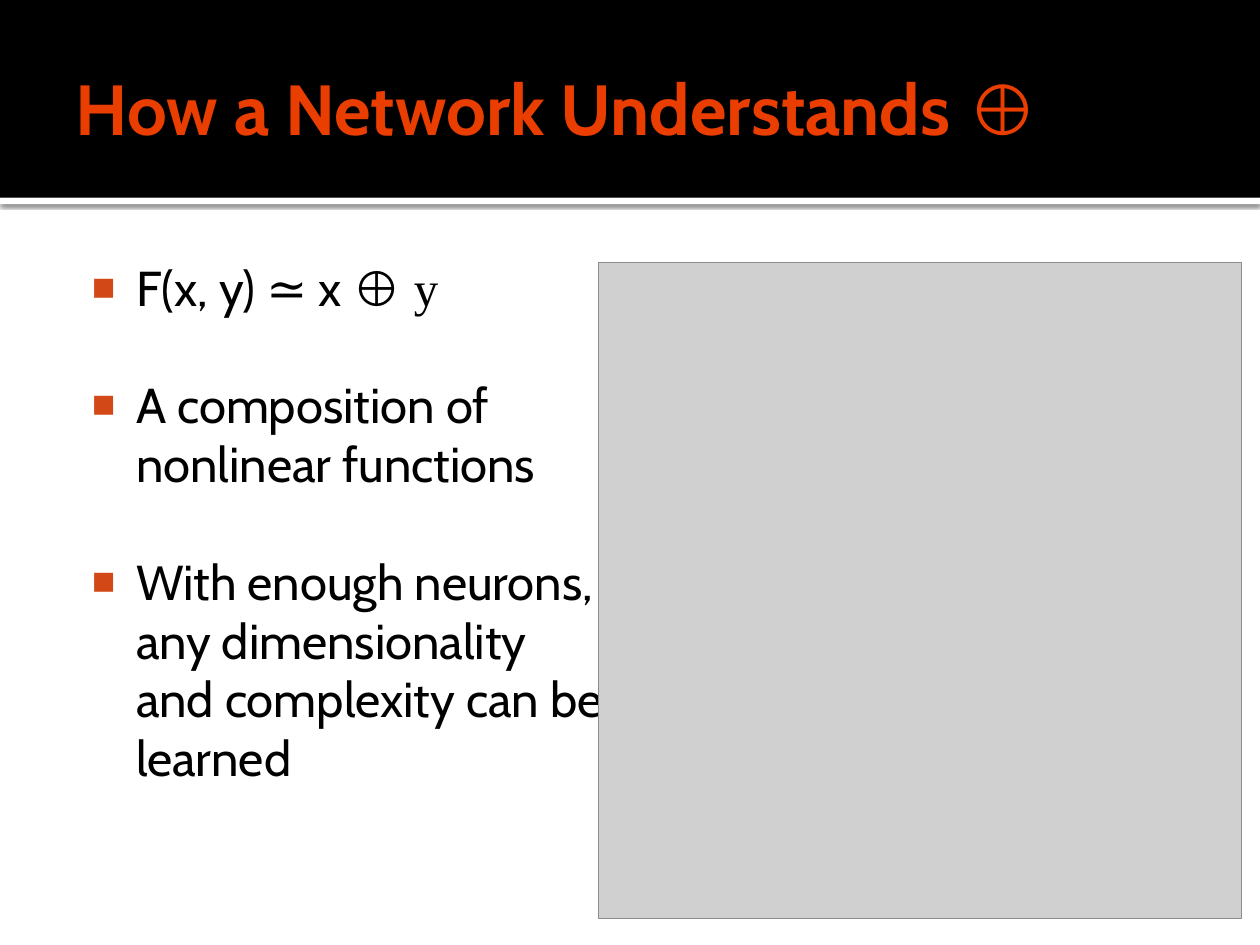
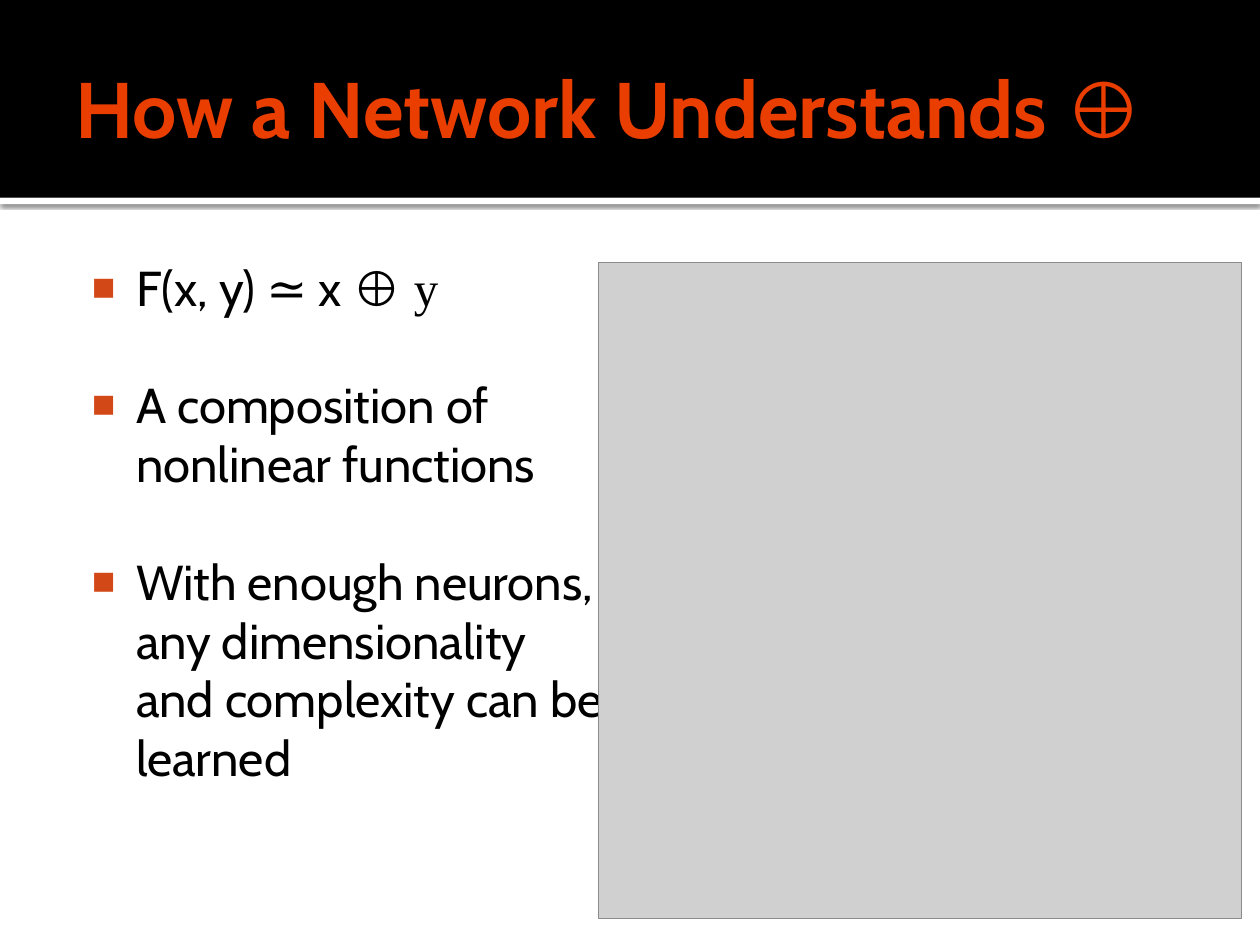
Before and after one commit to Linsen0707/dsd-neural-network, a slide deck: slide 5 of Docs/FPGA Neural Network.pptx. Drawn at 1260x945 pixels with LibreOffice and Linux fonts; fonts in the diff are those of the drawing; grey boxes stand for pictures. Boxes give left, top, right and bottom in pixels: in the first picture for what was removed or moved away, otherwise in the second. Text is boxed around its words. In the diff, an @@ line names an element or a change of style, - is before the commit and + after.

Commit message:
ready for presentation

```diff
--- a/Docs/FPGA Neural Network.pptx
+++ b/Docs/FPGA Neural Network.pptx
@@ title "How a Network Understands ⊕" at [76,79,1048,139]: size 40.5 to 45 pt @@
```
Also in this commit, not shown: 4 slides added, 10 other files.
